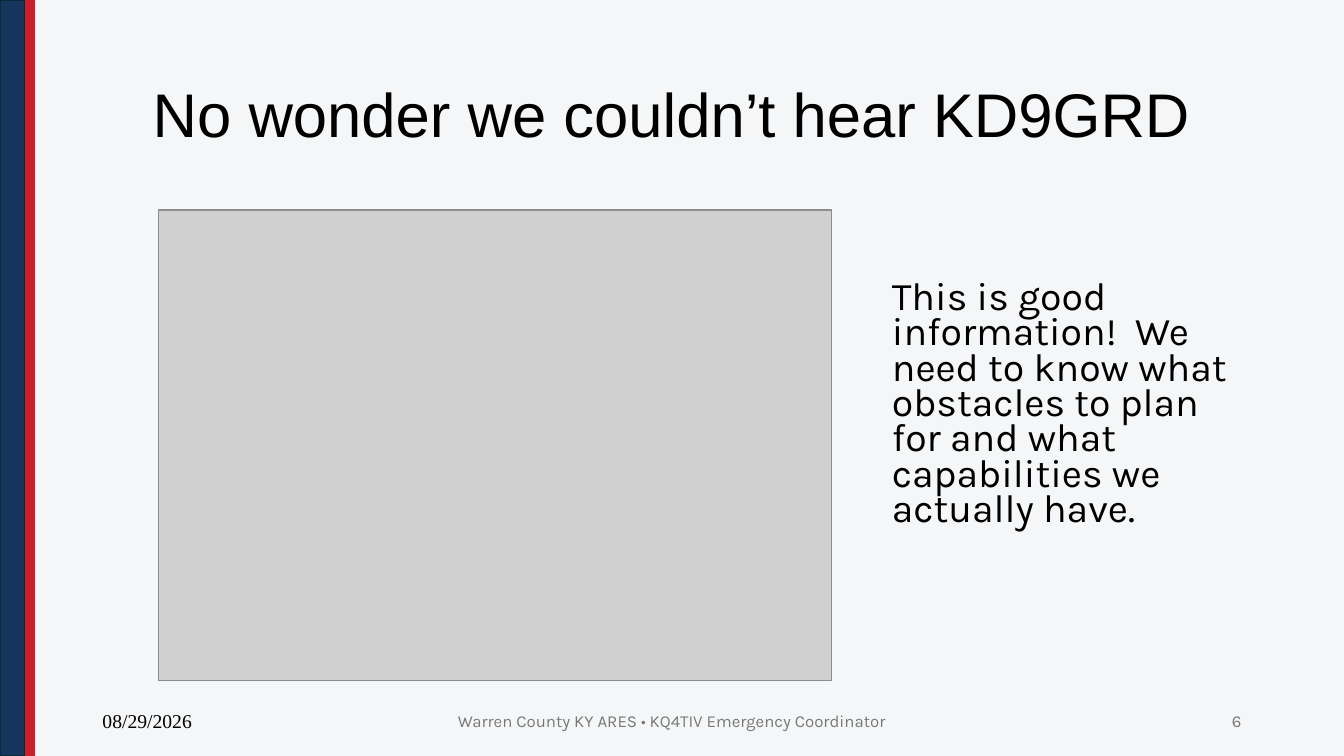
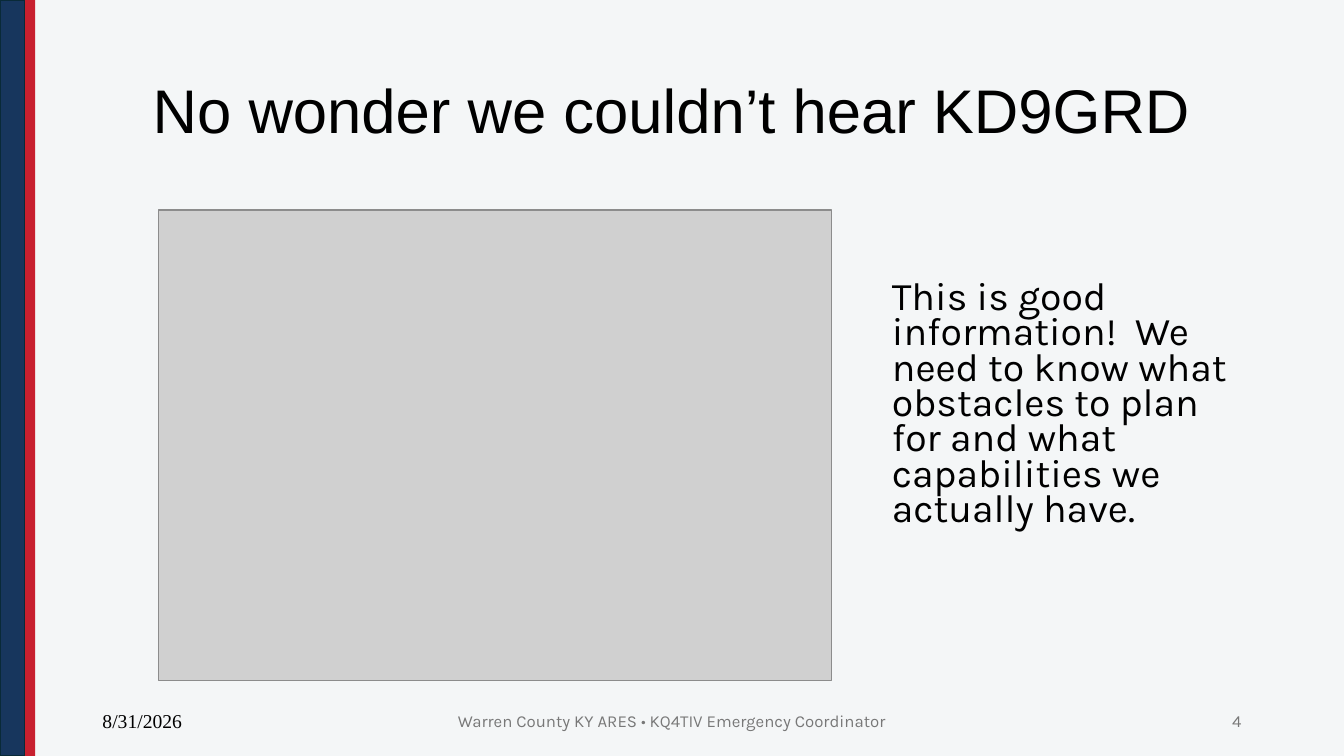
Before and after one commit to nathanielbutts/nathanielbutts.github.io, a slide deck: slide 4 of documents/training/WCKY ARES Meeting 20260903.pptx (slide 6 before the commit). Drawn at 1344x756 pixels with LibreOffice and Linux fonts; fonts in the diff are those of the drawing; grey boxes stand for pictures; background and template pictures are left out. Boxes give left, top, right and bottom in pixels: in the first picture for what was removed or moved away, otherwise in the second. Text is boxed around its words. In the diff, an @@ line names an element or a change of style, - is before the commit and + after.

```diff
--- a/documents/training/WCKY ARES Meeting 20260903.pptx
+++ b/documents/training/WCKY ARES Meeting 20260903.pptx
@@ title "No wonder we couldn’t hear ..." at [153,88,1190,134]: line spacing 1 to 0.9 @@
@@ text at [102,715,182,729]: text changed @@
-08/29/2026
+8/31/2026
@@ page number at [1232,716,1241,727]: text changed @@
-6
+4
```
Also in this commit, not shown: 8 other slides changed, 2 other files.
